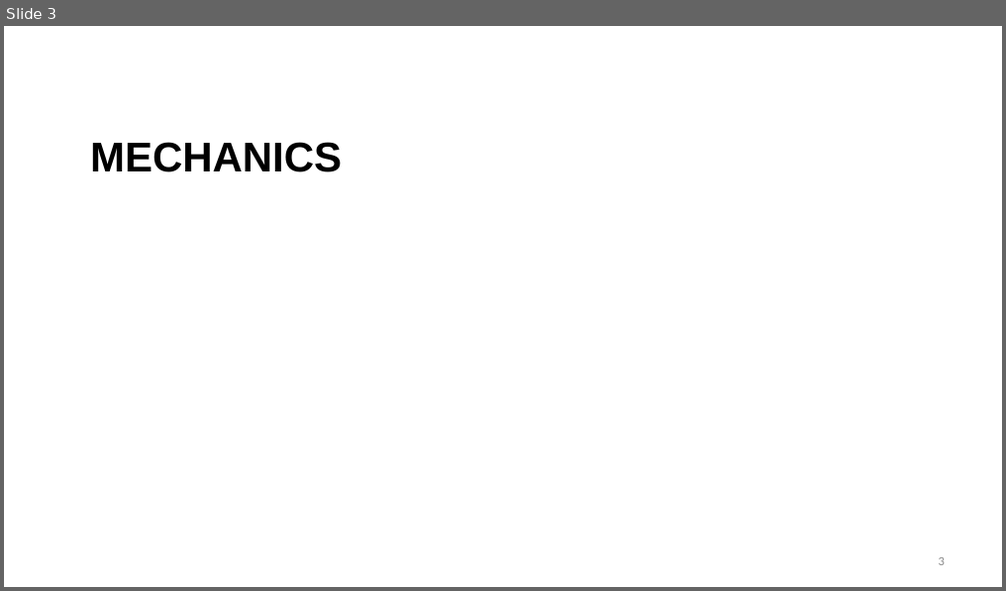
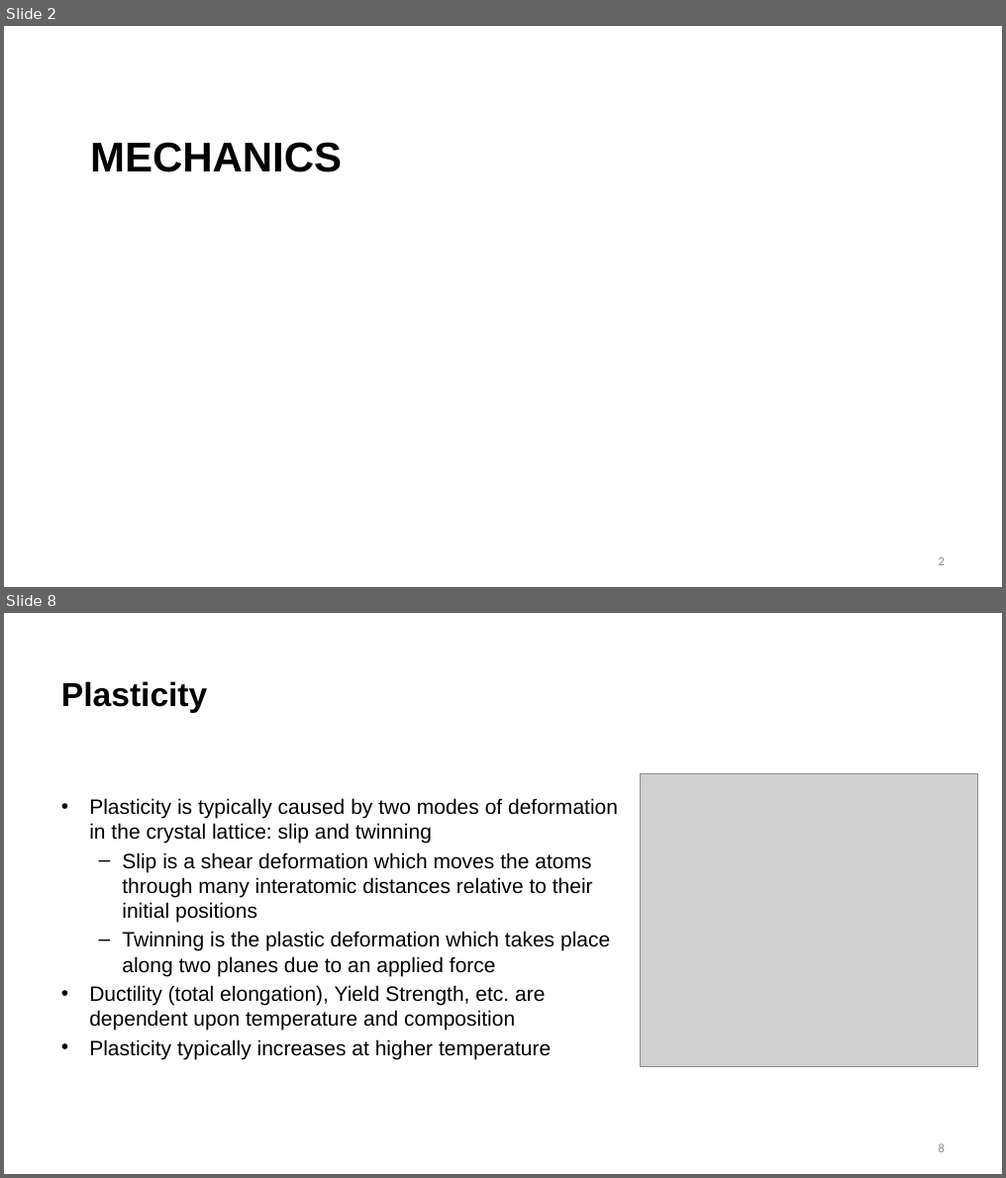
Before and after one commit to benbeeler/TEACHING, a slide deck: Nuclear_Fuel_Performance/NE533_Spring2026/Module2/Lec6_mechanics.pptx. Shown one above the other, each under a label of ours: slide 3 before the commit, slides 2 and 8 after it; the slides between them are not shown. The pictures are 1006x591 and 1006x1178 pixels, drawn with LibreOffice and Linux fonts; fonts in the diff are those of the drawing; grey boxes stand for pictures; background and template pictures are left out. Boxes give left, top, right and bottom in pixels: in the first picture for what was removed or moved away, otherwise in the second. Text is boxed around its words. In the diff, an @@ line names an element or a change of style, - is before the commit and + after.

```diff
--- a/Nuclear_Fuel_Performance/NE533_Spring2026/Module2/Lec6_mechanics.pptx
+++ b/Nuclear_Fuel_Performance/NE533_Spring2026/Module2/Lec6_mechanics.pptx
@@ slide 8 added at box(4, 613, 1002, 1174), background #FFFFFF @@
@@ title added at box(61, 681, 207, 713), 32 pt, text #000000, bold @@
+Plasticity
@@ picture added at box(640, 774, 978, 1066) @@
@@ text added at box(89, 798, 618, 1059), 20 pt, text #000000 @@
+• Plasticity is typically caused by two modes of deformation in the crystal lattice: slip and twinning
+  – Slip is a shear deformation which moves the atoms through many interatomic distances relative to their initial positions
+  – Twinning is the plastic deformation which takes place along two planes due to an applied force
+• Ductility (total elongation), Yield Strength, etc. are dependent upon temperature and composition
+• Plasticity typically increases at higher temperature
@@ page number added at box(939, 1144, 944, 1153), 12 pt, text #8C8C8C @@
+8
@@ what was slide 3 is now slide 2 @@
```
Also in this commit, not shown: 1 slide changed, 7 other slides added, 38 slides removed, 42 other files.
